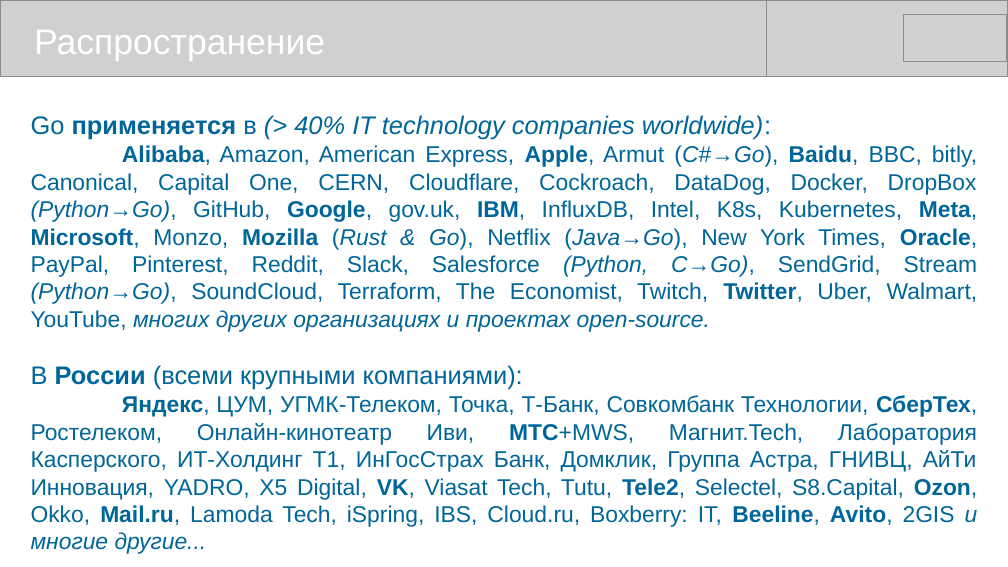
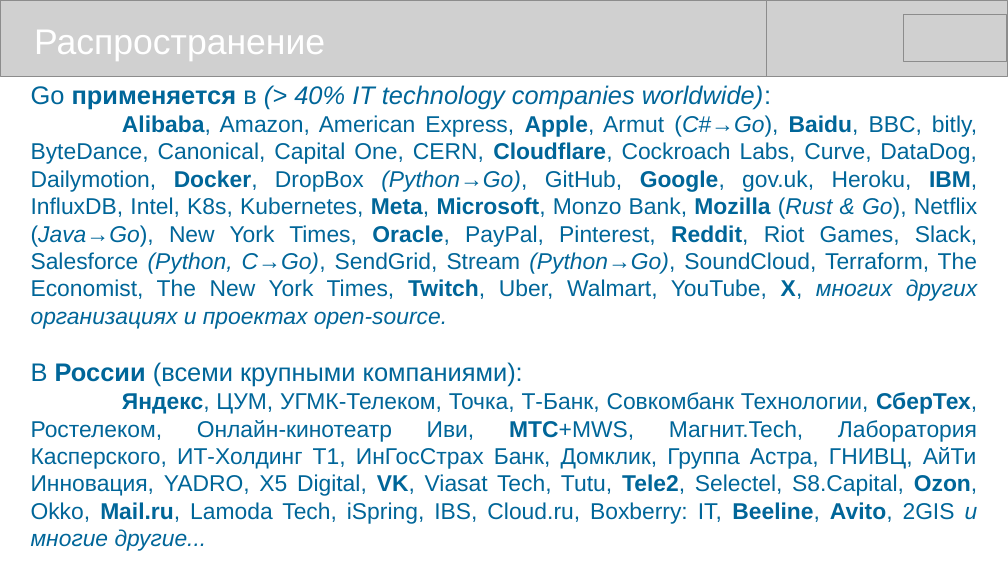
Before and after one commit to mike-shock/Go_language, a slide deck: slide 54 of Go_Review.odp. Drawn at 1008x567 pixels with LibreOffice and Linux fonts; fonts in the diff are those of the drawing; grey boxes stand for pictures. Boxes give left, top, right and bottom in pixels: in the first picture for what was removed or moved away, otherwise in the second. Text is boxed around its words. In the diff, an @@ line names an element or a change of style, - is before the commit and + after.

```diff
--- a/Go_Review.odp
+++ b/Go_Review.odp
@@ text at [31,115,977,329]: text changed @@
-Alibaba, Amazon, American Express, Apple, Armut (C#→Go), Baidu, BBC, bitly, Canonical, Capital One, CERN, Cloudflare, Cockroach, DataDog, Docker, DropBox (Python→Go), GitHub, Google, gov.uk, IBM, InfluxDB, Intel, K8s, Kubernetes, Meta, Microsoft, Monzo, Mozilla (Rust & Go), Netflix (Java→Go), New York Times, Oracle, PayPal, Pinterest, Reddit, Slack, Salesforce (Python, C→Go), SendGrid, Stream (Python→Go), SoundCloud, Terraform, The Economist, Twitch, Twitter, Uber, Walmart, YouTube, многих других организациях и проектах open-source.
+Alibaba, Amazon, American Express, Apple, Armut (C#→Go), Baidu, BBC, bitly, ByteDance, Canonical, Capital One, CERN, Cloudflare, Cockroach Labs, Curve, DataDog, Dailymotion, Docker, DropBox (Python→Go), GitHub, Google, gov.uk, Heroku, IBM, InfluxDB, Intel, K8s, Kubernetes, Meta, Microsoft, Monzo Bank, Mozilla (Rust & Go), Netflix (Java→Go), New York Times, Oracle, PayPal, Pinterest, Reddit, Riot Games, Slack, Salesforce (Python, C→Go), SendGrid, Stream (Python→Go), SoundCloud, Terraform, The Economist, The New York Times, Twitch, Uber, Walmart, YouTube, X, многих других организациях и проектах open-source.
```
Also in this commit, not shown: 1 other file.
